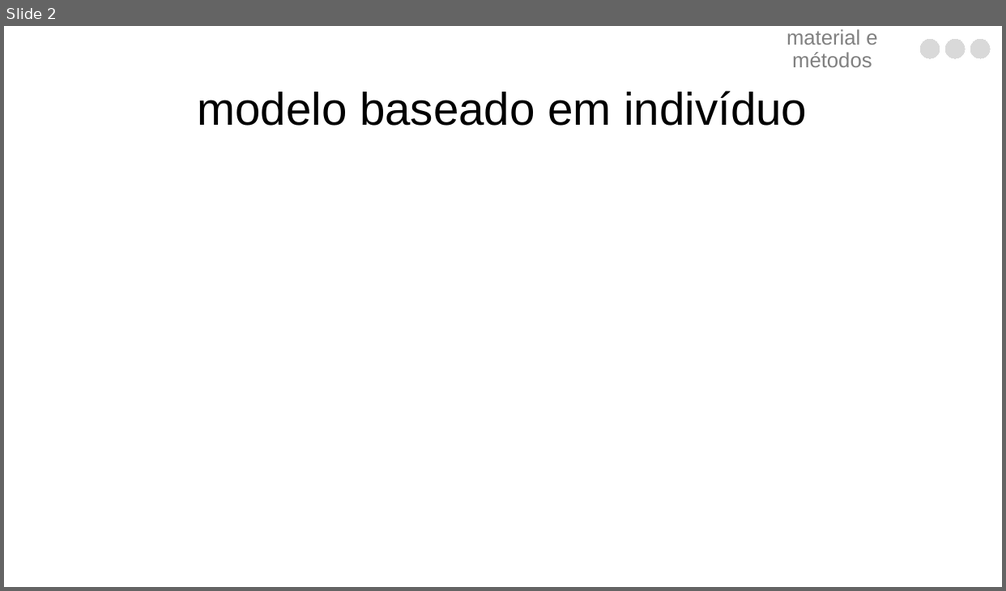
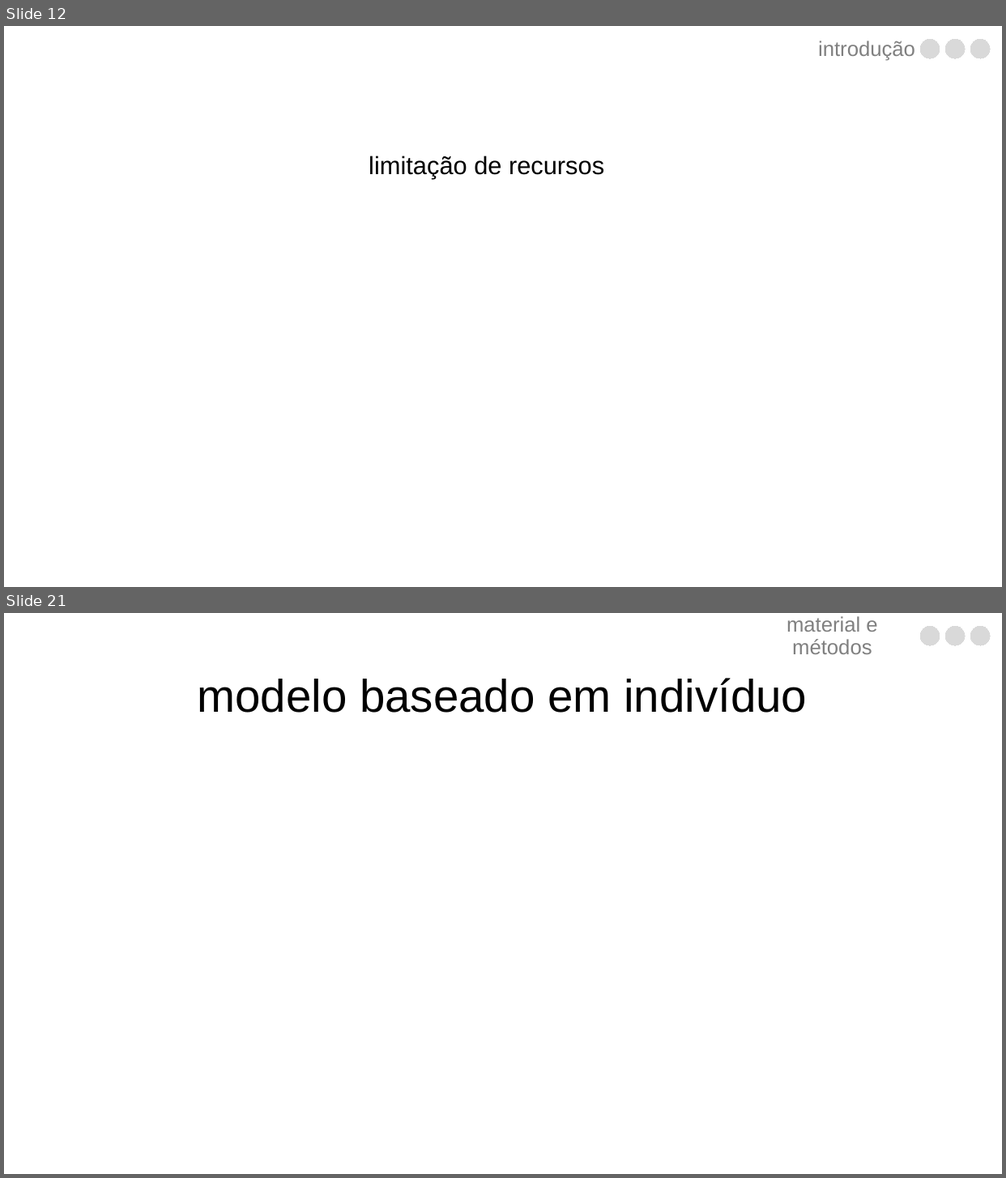
Before and after one commit to luisanovara/dissertacao, a slide deck: DEFESA.pptx. Shown one above the other, each under a label of ours: slide 2 before the commit, slides 12 and 21 after it; the slides between them are not shown. The pictures are 1006x591 and 1006x1178 pixels, drawn with LibreOffice and Linux fonts; fonts in the diff are those of the drawing. Boxes give left, top, right and bottom in pixels: in the first picture for what was removed or moved away, otherwise in the second. Text is boxed around its words. In the diff, an @@ line names an element or a change of style, - is before the commit and + after.

```diff
--- a/DEFESA.pptx
+++ b/DEFESA.pptx
@@ slide 12 added at [4, 26, 1002, 587], background #FFFFFF @@
@@ text added at [818, 41, 915, 61], 20 pt, text #808080 @@
+introdução
@@ freeform shape added at [920, 40, 940, 59], fill #D9D9D9, outline #D9D9D9 0 pt @@
@@ freeform shape added at [946, 40, 965, 59], fill #D9D9D9, outline #D9D9D9 0 pt @@
@@ freeform shape added at [970, 40, 990, 59], fill #D9D9D9, outline #D9D9D9 0 pt @@
@@ text added at [368, 156, 604, 179], 24 pt, text #000000 @@
+limitação de recursos
@@ what was slide 2 is now slide 21 @@
```
Also in this commit, not shown: 1 slide changed, 19 other slides added.
